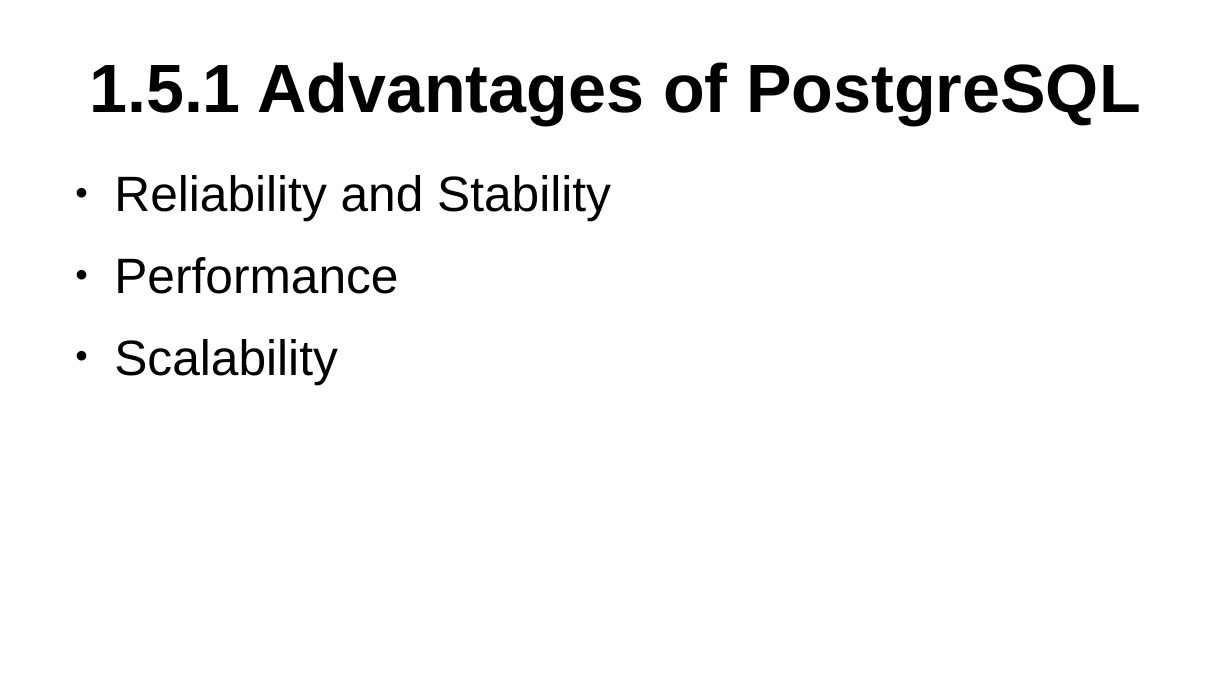
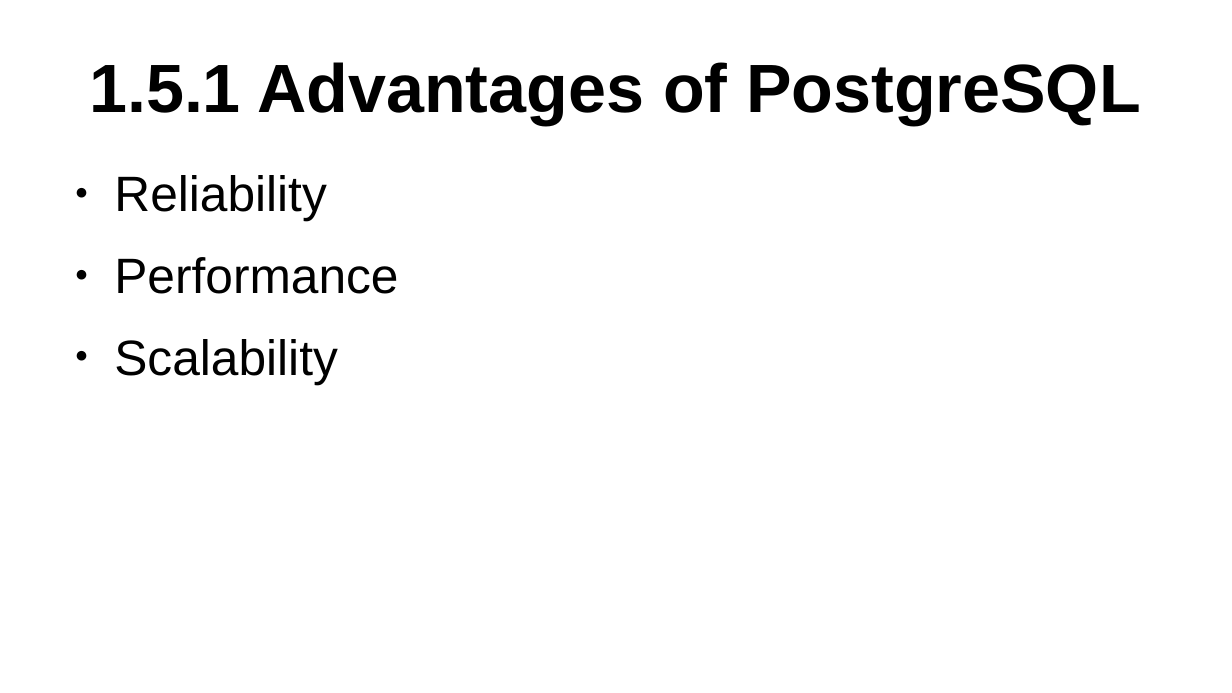
Before and after one commit to Michael-Otieno-Kasuku/Bursary, a slide deck: slide 13 of docs/implementation/bursary mashinani implementation full guide.odp. Drawn at 1232x693 pixels with LibreOffice and Linux fonts; fonts in the diff are those of the drawing. Boxes give left, top, right and bottom in pixels: in the first picture for what was removed or moved away, otherwise in the second. Text is boxed around its words. In the diff, an @@ line names an element or a change of style, - is before the commit and + after.

```diff
--- a/docs/implementation/bursary mashinani implementation full guide.odp
+++ b/docs/implementation/bursary mashinani implementation full guide.odp
@@ text at (114,175,326,221): text changed @@
-● Reliability and Stability
+● Reliability
```
Also in this commit, not shown: 21 other slides changed, 1 slide added, 2 slides removed.
